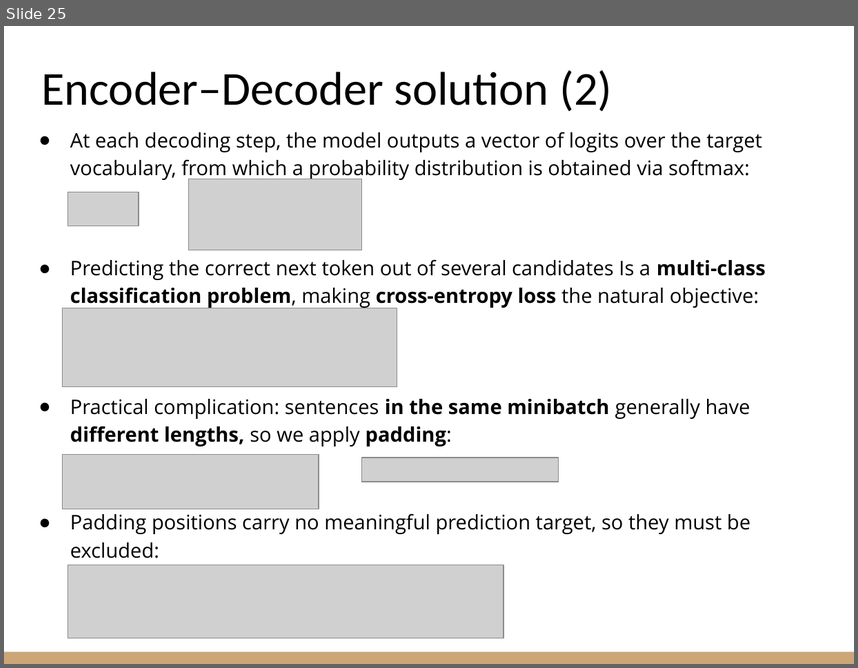
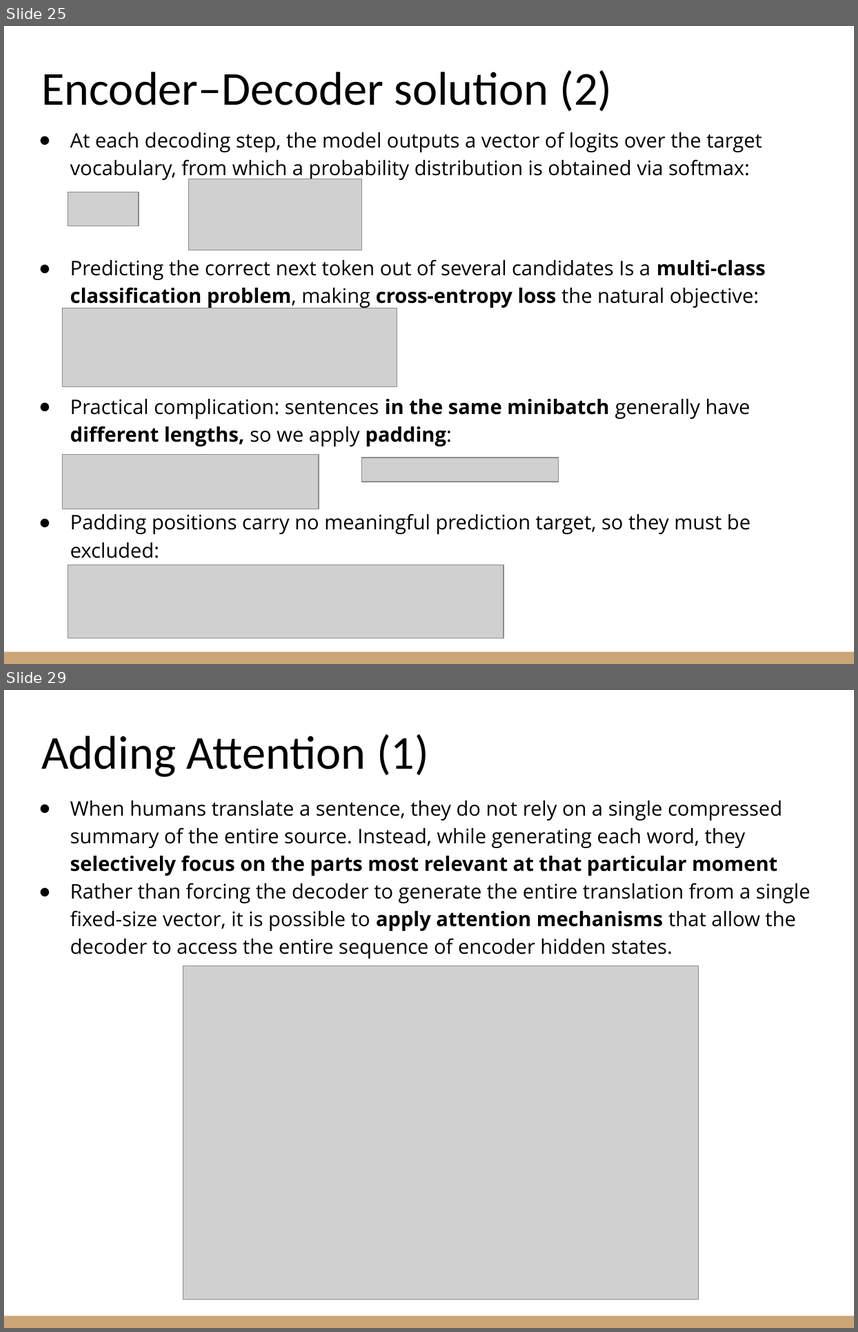
Before and after one commit to riccardoberta/machine-learning, a slide deck: 17 - Transformers/slides.pptx. Shown one above the other, each under a label of ours: slide 25 before the commit, slides 25 and 29 after it; the slides between them are not shown. The pictures are 858x668 and 858x1332 pixels, drawn with LibreOffice and Linux fonts; fonts in the diff are those of the drawing; grey boxes stand for pictures. Boxes give left, top, right and bottom in pixels: in the first picture for what was removed or moved away, otherwise in the second. Text is boxed around its words. In the diff, an @@ line names an element or a change of style, - is before the commit and + after.

```diff
--- a/17 - Transformers/slides.pptx
+++ b/17 - Transformers/slides.pptx
@@ slide 29 added at [4, 690, 854, 1328], background #FFFFFF; not listed: 1 template element that a slide beside it also shows @@
@@ title added at [41, 734, 429, 777], 40 pt, text #000000 @@
+Adding Attention (1)
@@ text added at [70, 800, 811, 958], 17 pt, text #000000 @@
+● When humans translate a sentence, they do not rely on a single compressed summary of the entire source. Instead, while generating each word, they selectively focus on the parts most relevant at that particular moment
+● Rather than forcing the decoder to generate the entire translation from a single fixed-size vector, it is possible to apply attention mechanisms that allow the decoder to access the entire sequence of encoder hidden states.
@@ picture added at [183, 965, 699, 1299] @@
```
Also in this commit, not shown: 17 slides changed, 12 other slides added, 3 other files.
